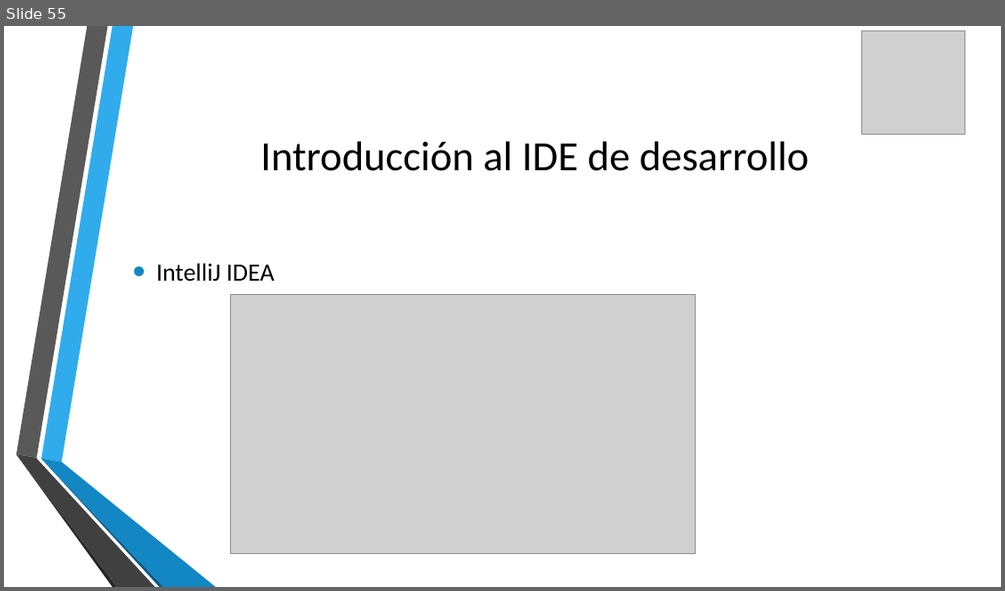
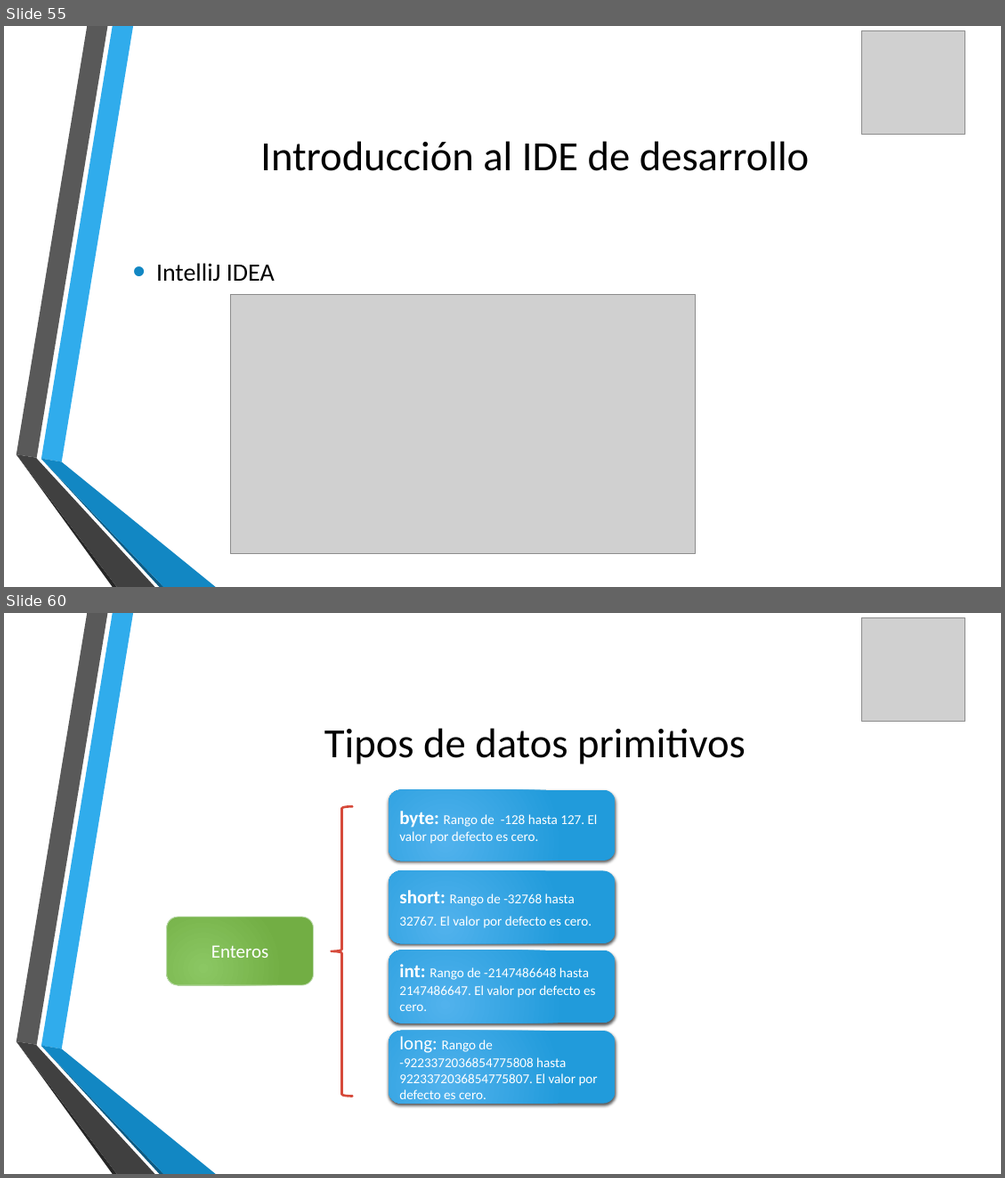
Before and after one commit to udevit/documents, a slide deck: Java_8_desde_cero.pptx. Shown one above the other, each under a label of ours: slide 55 before the commit, slides 55 and 60 after it; the slides between them are not shown. The pictures are 1005x591 and 1005x1178 pixels, drawn with LibreOffice and Linux fonts; fonts in the diff are those of the drawing; grey boxes stand for pictures; background and template pictures are left out. Boxes give left, top, right and bottom in pixels: in the first picture for what was removed or moved away, otherwise in the second. Text is boxed around its words. In the diff, an @@ line names an element or a change of style, - is before the commit and + after.

```diff
--- a/Java_8_desde_cero.pptx
+++ b/Java_8_desde_cero.pptx
@@ slide 60 added at [4,613,1001,1174], background picture (left out); not listed: 6 template elements that a slide beside it also shows @@
@@ picture added at [862,617,965,721] @@
@@ title added at [324,728,745,764], 40 pt, text #000000 @@
+Tipos de datos primitivos
@@ rounded rectangle added at [389,790,615,860], fill gradient #51B3ED to #219CDB, 13 pt, text #FFFFFF @@
+byte: Rango de -128 hasta 127. El valor por defecto es cero.
@@ left brace added at [332,807,353,1096], outline #D64A3B 2.25 pt @@
@@ rounded rectangle added at [388,871,615,943], fill gradient #51B3ED to #219CDB, 13 pt, text #FFFFFF @@
+short: Rango de -32768 hasta 32767. El valor por defecto es cero.
@@ rounded rectangle added at [166,916,313,985], fill gradient #8CC764 to #72AF45, outline #C0DEB3 0.75 pt, 18 pt, text #FFFFFF @@
+Enteros
@@ rounded rectangle added at [388,950,615,1022], fill gradient #51B3ED to #219CDB, 13 pt, text #FFFFFF @@
+int: Rango de -2147486648 hasta 2147486647. El valor por defecto es cero.
@@ rounded rectangle added at [388,1030,615,1103], fill gradient #51B3ED to #219CDB, 13 pt, text #FFFFFF @@
+long: Rango de -9223372036854775808 hasta 9223372036854775807. El valor por defecto es cero.
```
Also in this commit, not shown: 1 slide changed, 24 other slides added.
